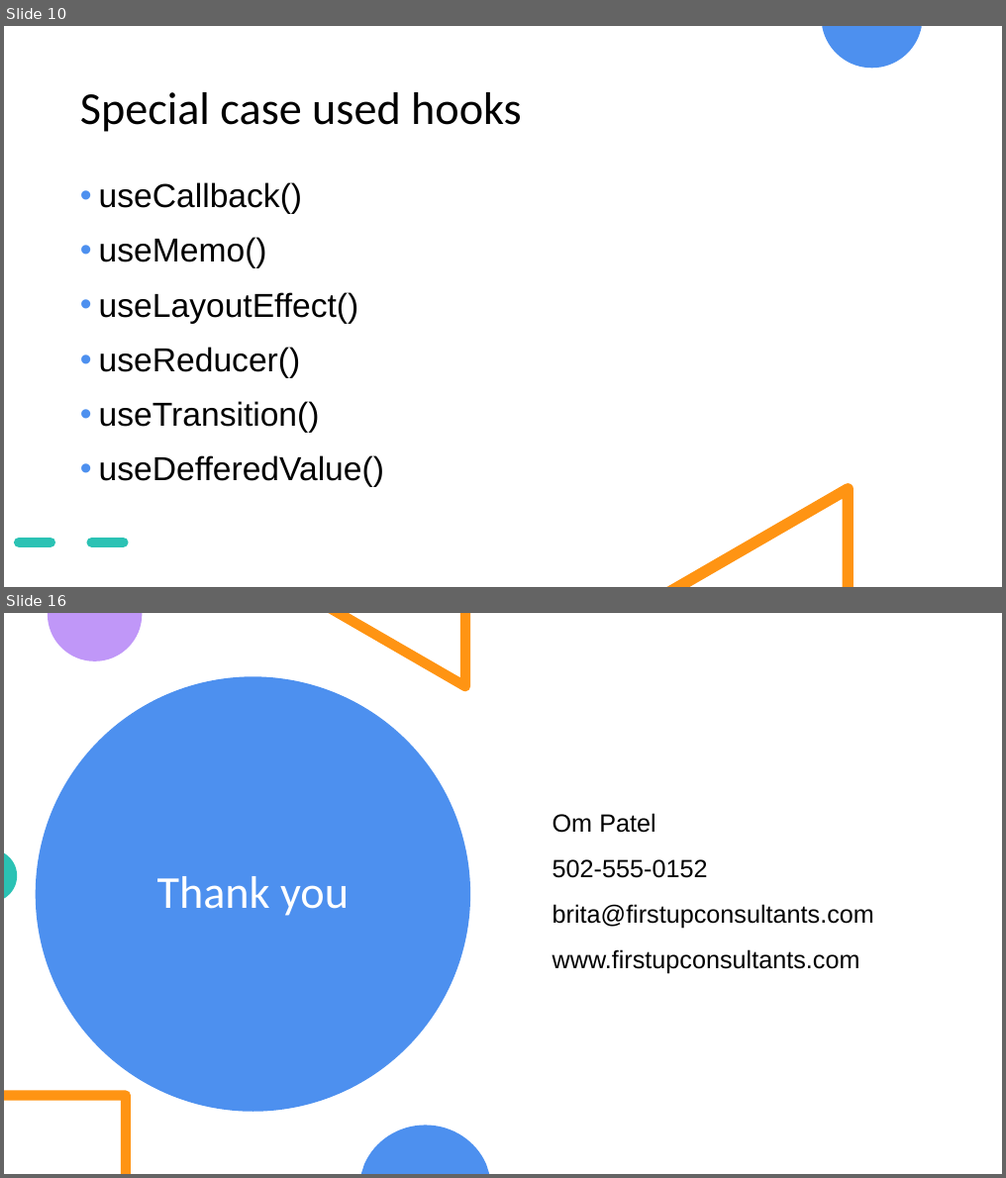
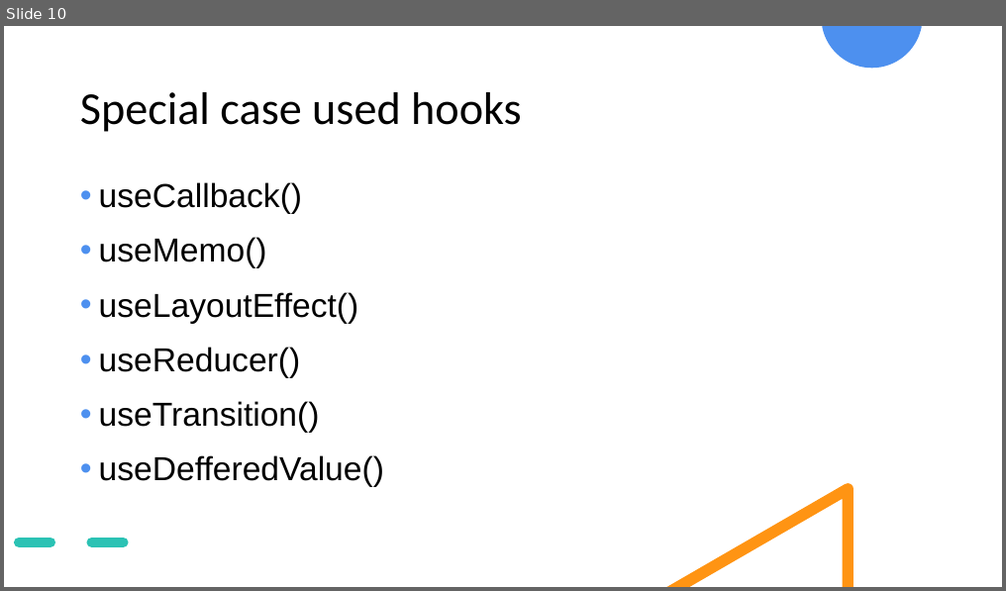
Before and after one commit to ompateldeveloper/learn-react-hooks, a slide deck: React & Hooks.pptx. Shown one above the other, each under a label of ours: slides 10 and 16 before the commit, slide 10 after it; the slides between them are not shown. The pictures are 1006x1178 and 1006x591 pixels, drawn with LibreOffice and Linux fonts; fonts in the diff are those of the drawing. Boxes give left, top, right and bottom in pixels: in the first picture for what was removed or moved away, otherwise in the second. Text is boxed around its words. In the diff, an @@ line names an element or a change of style, - is before the commit and + after.

```diff
--- a/React & Hooks.pptx
+++ b/React & Hooks.pptx
@@ slide 16 removed at (4, 613, 1002, 1174), background #FFFFFF @@
@@ text removed at (552, 813, 874, 974) @@
-Om Patel
-502-555-0152
-brita@firstupconsultants.com
-www.firstupconsultants.com
@@ title removed at (157, 876, 349, 916) @@
-Thank you
@@ group removed at (4, 613, 489, 1174): 5 freeform shapes, 1 ellipse @@
```
Also in this commit, not shown: 1 slide changed, 8 slides added, 4 other slides removed, 8 other files.
